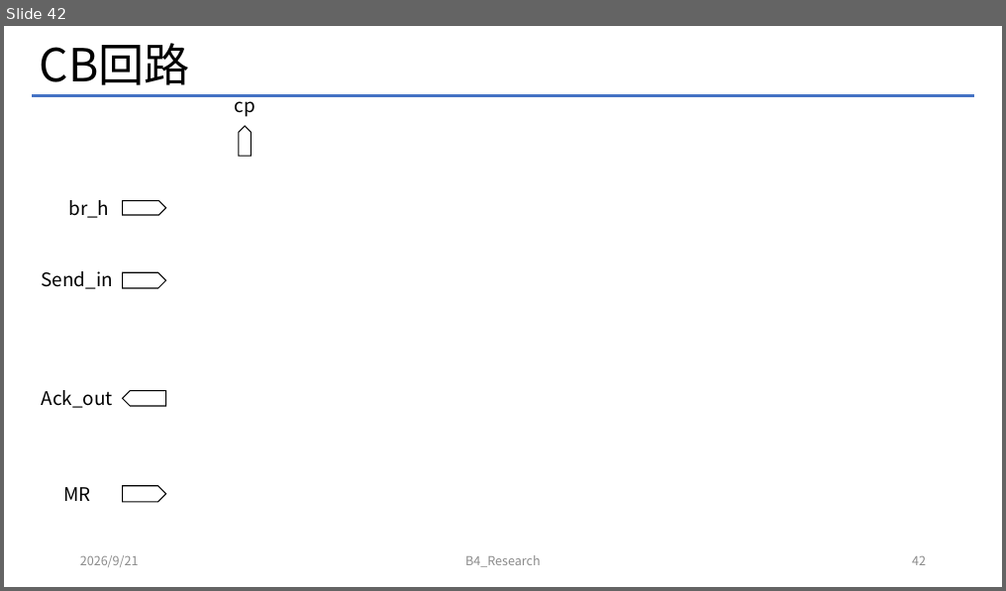
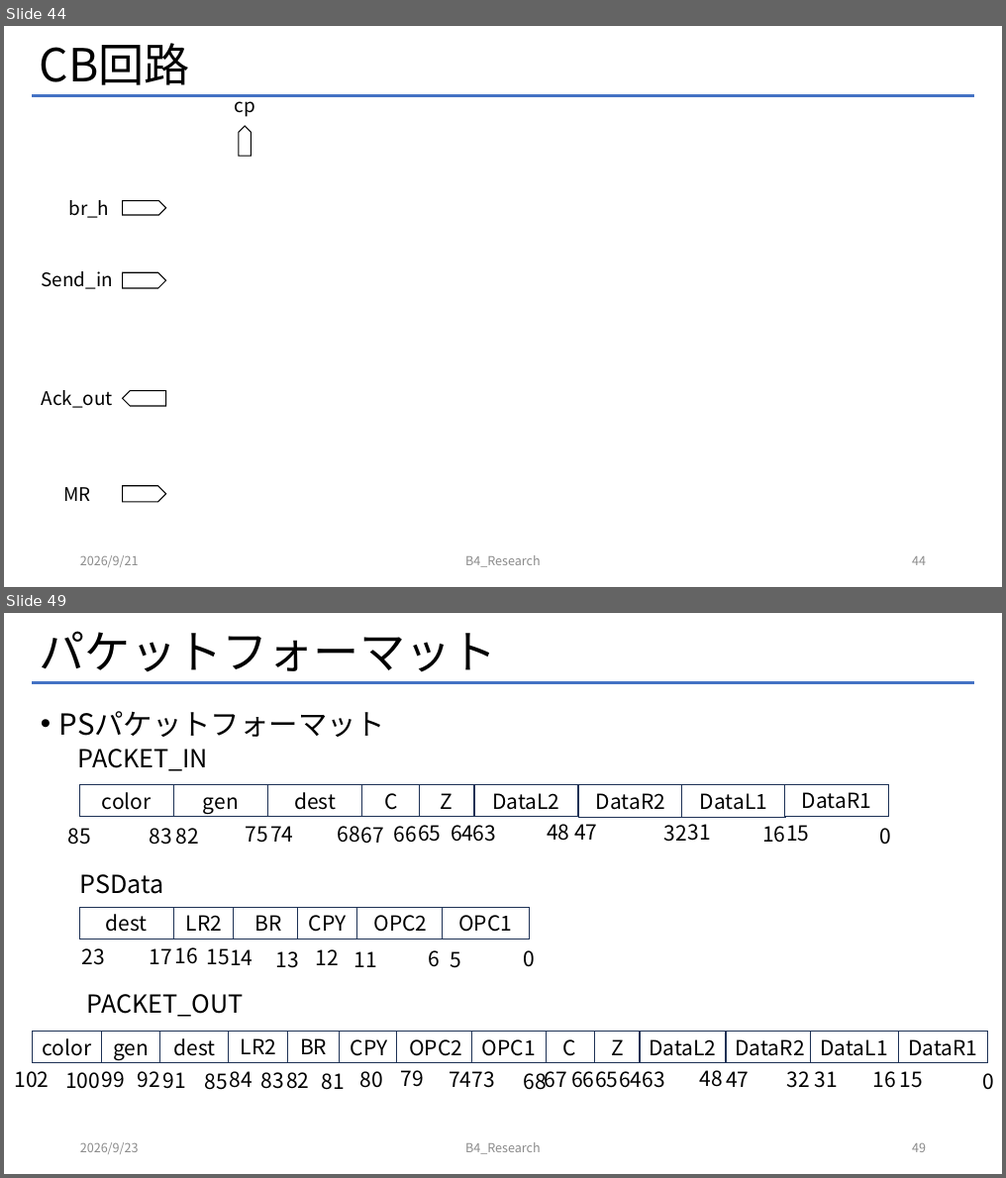
Before and after one commit to Mattya009/SuperScalar_DDP, a slide deck: DDP_SuperScalar.pptx. Shown one above the other, each under a label of ours: slide 42 before the commit, slides 44 and 49 after it; the slides between them are not shown. The pictures are 1006x591 and 1006x1178 pixels, drawn with LibreOffice and Linux fonts; fonts in the diff are those of the drawing. Boxes give left, top, right and bottom in pixels: in the first picture for what was removed or moved away, otherwise in the second. Text is boxed around its words. In the diff, an @@ line names an element or a change of style, - is before the commit and + after.

```diff
--- a/DDP_SuperScalar.pptx
+++ b/DDP_SuperScalar.pptx
@@ slide 49 added at (x1=4, y1=613, x2=1002, y2=1174), background #FFFFFF; not listed: 1 template element that a slide beside it also shows @@
@@ title added at (x1=40, y1=631, x2=497, y2=672), 44 pt, text #000000 @@
+パケットフォーマット
@@ text added at (x1=59, y1=711, x2=385, y2=771), 28 pt, text #000000 @@
+• PSパケットフォーマット
+  PACKET_IN
@@ group added at (x1=68, y1=784, x2=891, y2=845): 18 texts, 9 rectangles @@
+color
+gen
+dest
+85
+83
+75
+68
+74
+82
+66
+65
+47
+32
+C
+Z
+DataL2
+48
+63
+64
+67
+15
+0
+16
+31
+DataR2
+DataL1
+DataR1
@@ text added at (x1=80, y1=874, x2=164, y2=894), 24 pt, text #000000 @@
+PSData
@@ group added at (x1=79, y1=907, x2=535, y2=968): 11 texts, 6 rectangles @@
+dest
+17
+23
+LR2
+BR
+CPY
+OPC2
+OPC1
+0
+5
+6
+11
+12
+13
+14
+15
+16
@@ text added at (x1=87, y1=994, x2=244, y2=1017), 24 pt, text #000000 @@
+PACKET_OUT
@@ group added at (x1=15, y1=1032, x2=994, y2=1096): 27 texts, 14 rectangles @@
+color
+gen
+dest
+102
+100
+92
+85
+91
+99
+66
+65
+47
+32
+C
+Z
+DataL2
+48
+63
+64
+67
+15
+0
+16
+31
+DataR2
+DataL1
+DataR1
+LR2
+BR
+CPY
+OPC2
+OPC1
+68
+73
+74
+79
+80
+81
+82
+83
+84
@@ text added at (x1=80, y1=1143, x2=139, y2=1155), 12 pt, text #8C8C8C @@
+2026/9/23
@@ text added at (x1=465, y1=1143, x2=541, y2=1155), 12 pt, text #8C8C8C @@
+B4_Research
@@ page number added at (x1=912, y1=1144, x2=926, y2=1153), 12 pt, text #8C8C8C @@
+49
@@ what was slide 42 is now slide 44 @@
@@ page number at (x1=912, y1=557, x2=926, y2=566): text changed @@
-42
+44
```
Also in this commit, not shown: 4 slides changed, 7 other slides added, 2 other files.
